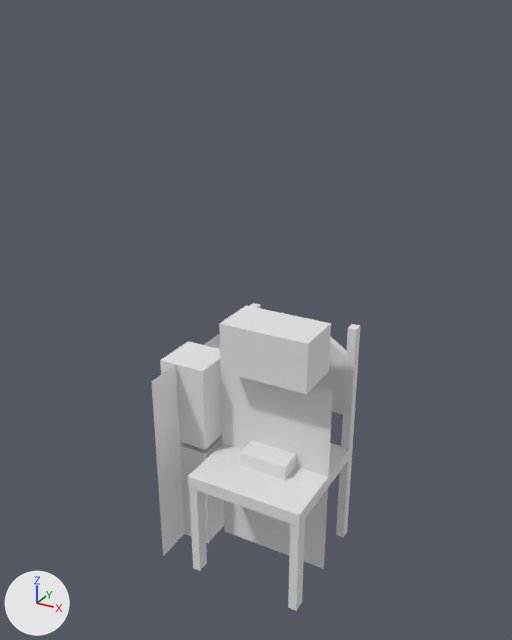
The Blender file Toys/10Min_mine/2025_06/Medieval_Props_0605.blend, before and after one commit.
Camera for both pictures: a 50 mm lens placed at (1.09, -2.13, 1.7), pointed at (-0.09, 0.02, 0.63). Arrows for +X, +Y and +Z are at lower left; the lights stay in place.
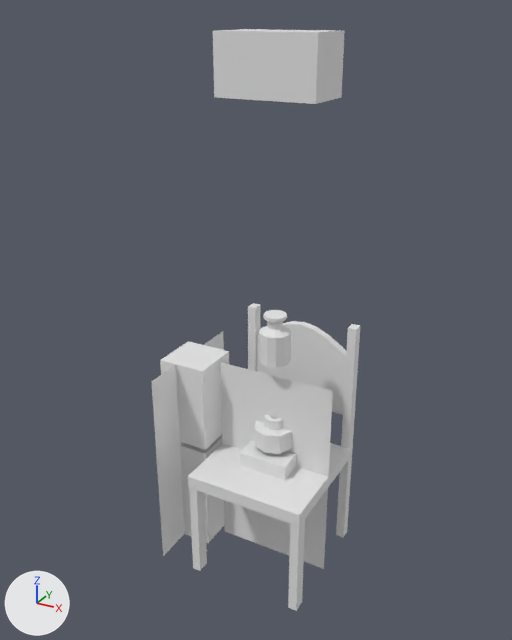
Commit message: polishing prop

The edits, one by one:
Mesh me_circle is new.
It has 30 vertices, 21 faces and spans x 0.0..1.0, y -1.0..1.0, z 0.0..1.5.
Mesh me_cylinder is new.
It has 63 vertices, 50 faces and spans x 0.0..1.0, y -1.0..1.0, z -1.0..2.14.
Object 'Cube.002' (ob_cube_002) moves from (0.0, 0.0, 0.539) to (0.0, 0.0, 1.539).
Object 'Circle' (ob_circle) is new; it shows me_circle.
Its location is (0.0, 0.0, 0.12).
Its scale is (0.08, 0.08, 0.08).
It gains a MIRROR modifier named 'Mirror'.
Modifier setting: use_clip = True.
Object 'Cylinder' (ob_cylinder) is new; it shows me_cylinder.
Its location is (0.0, 0.0, 0.547).
Its scale is (0.06, 0.06, 0.06).
It gains a MIRROR modifier named 'Mirror'.
Modifier setting: use_clip = True.

What differs and where, as boxes (x1, y1, x2, y2) in the pictures (512 x 640 px):
'Cube.002', moved: before (219, 305, 331, 394); after (213, 29, 345, 104)
'Cylinder', added: after (259, 310, 291, 368)
'Circle', added: after (254, 414, 292, 454)
